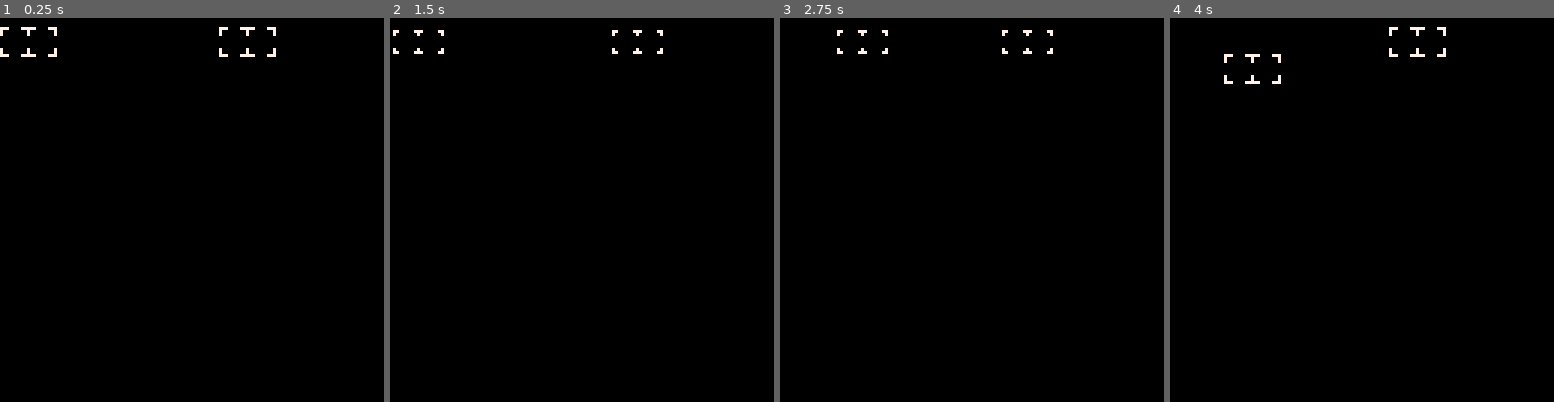
Above: before the commit, frames 1-4 (left to right).
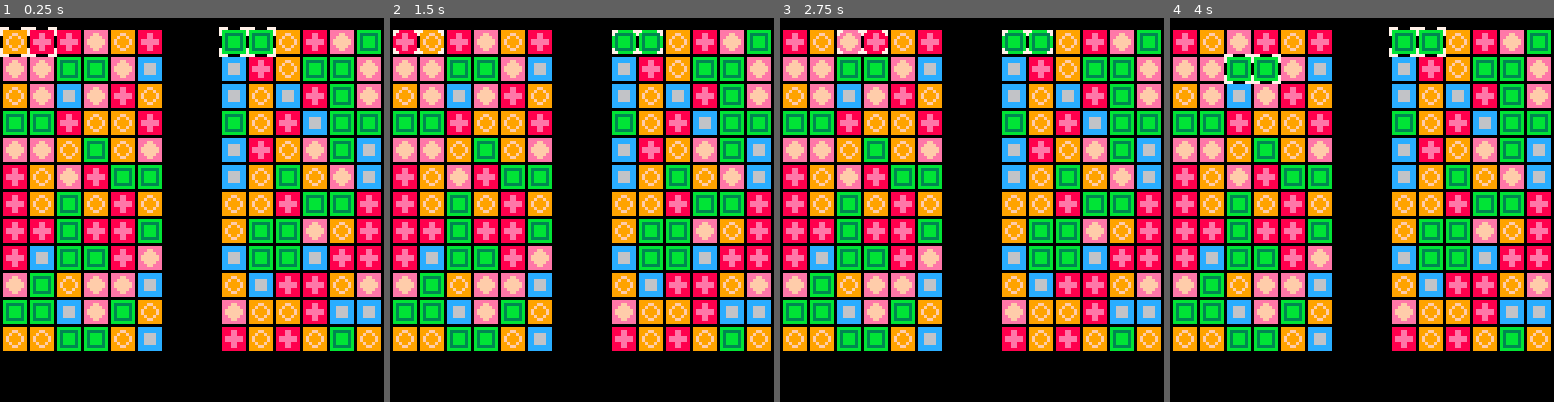
Above: after the commit, the same moments.

Repository: stevelavietes/pico8carts
Game: PICO-8 cartridge pa.p8
Two runs of this game, one before a commit and one after it. Both use one fixed random seed, a clock stepped at 60 frames per second and the inputs below.
Inputs:
- Up to frame 1 (0.25 s): no input
- Up to frame 2 (1.5 s): tap O (Z key) at 0.7 s
- Up to frame 3 (2.75 s): hold Right 1.6-2.1 s; tap O (Z key) at 1.7, 2.1, 2.5 s; hold Up 2.15-2.42 s; hold Right from 2.47 s (still down)
- Up to frame 4 (4 s): tap O (Z key) at 2.9, 3.3, 3.7 s; release Right at 3.03 s; hold Left 3.08-3.58 s; hold Down 3.63-3.97 s

The runs differ from the first frame. In frame 1, 56% of the frame differs, in the area x 0-100%, y 3-87%; in frame 2, 56%; in frame 3, 56%; in frame 4, 56%.

Commit message:
Assign to R[J].T on every loop, not just J>2.

Diff:
--- a/pa.p8
+++ b/pa.p8
@@ -17,10 +17,9 @@
 					if n > g.l_b then
 						n = g.f_b
 					end
-					r[j].t = n
    	end
   	end
-
+   r[j].t = n
   end
   b.t[i] = r
  end
